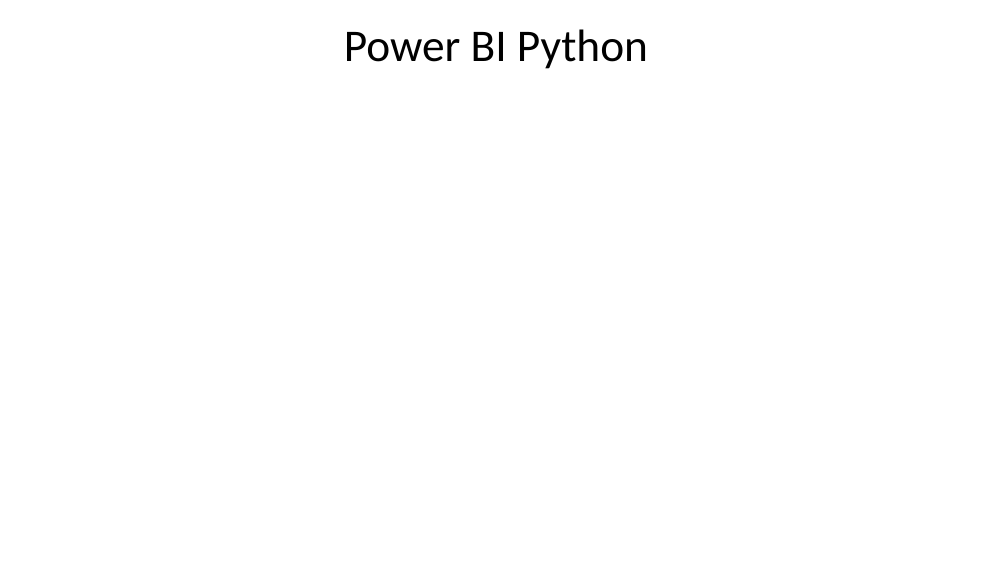
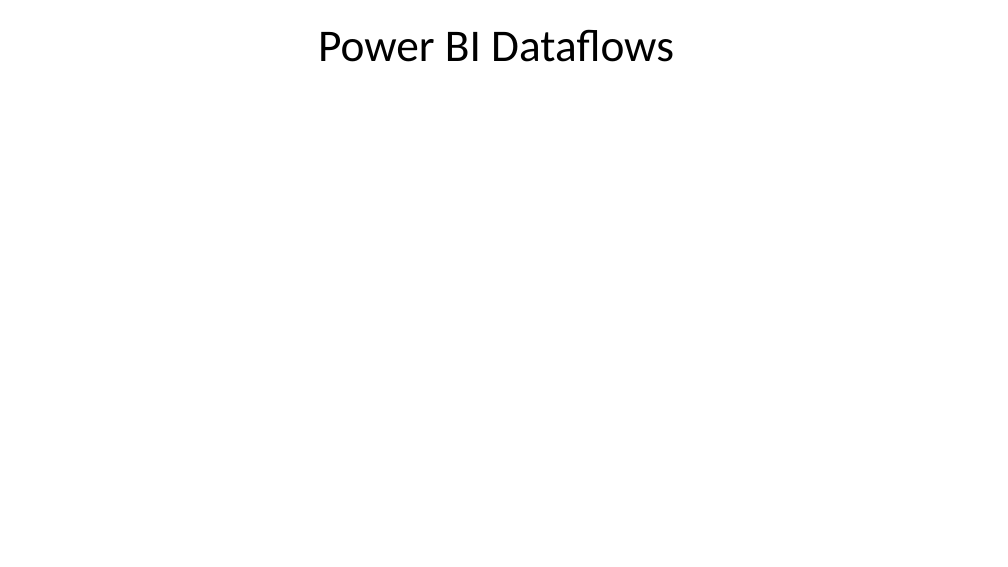
Before and after one commit to wottabyte/PBITraining, a slide deck: slide 47 of PBIID/PowerBI Int Dev slides Q1-2019-shared.pptx (slide 32 before the commit). Drawn at 1008x567 pixels with LibreOffice and Linux fonts; fonts in the diff are those of the drawing; background and template pictures are left out. Boxes give left, top, right and bottom in pixels: in the first picture for what was removed or moved away, otherwise in the second. Text is boxed around its words. In the diff, an @@ line names an element or a change of style, - is before the commit and + after.

```diff
--- a/PBIID/PowerBI Int Dev slides Q1-2019-shared.pptx
+++ b/PBIID/PowerBI Int Dev slides Q1-2019-shared.pptx
@@ title at (318, 29, 674, 62): text changed @@
-Power BI Python
+Power BI Dataflows
```
Also in this commit, not shown: 2 other slides changed, 22 slides added.
